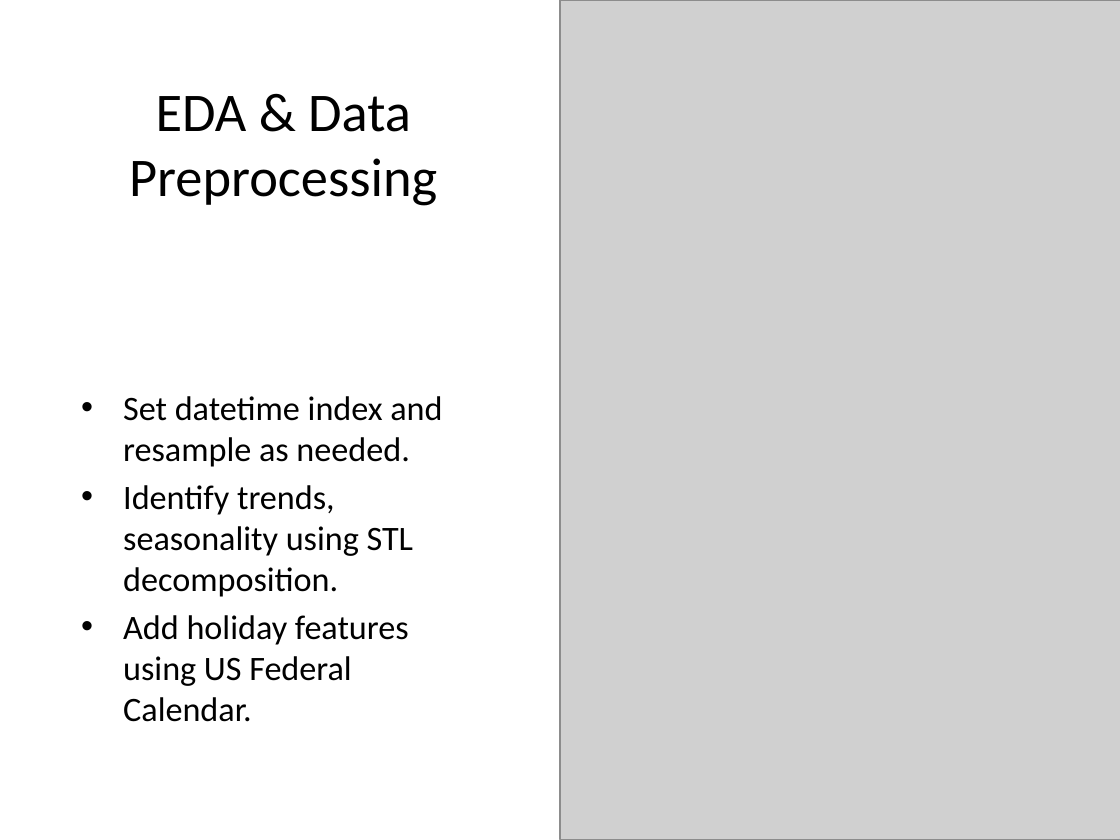
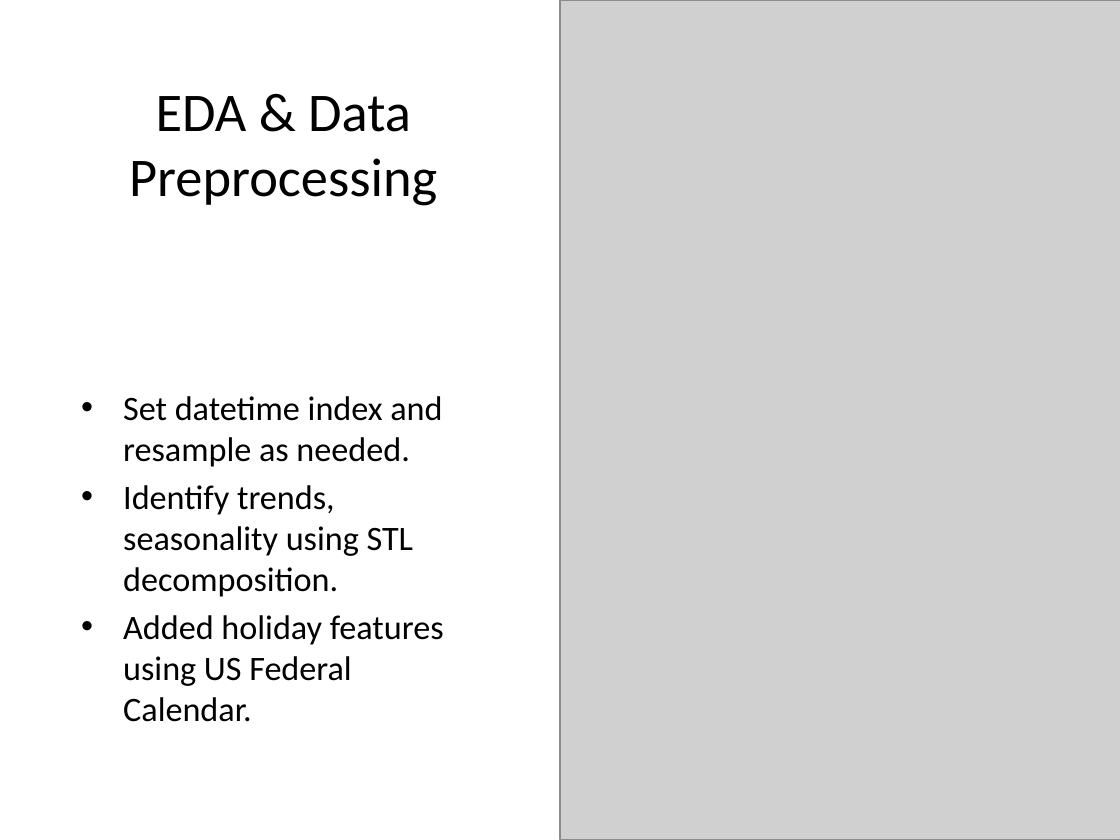
Before and after one commit to rizz045/Energy_Demand_Forecasting_Using_Time_Series_Analysis, a slide deck: slide 5 of Energy_Demand_Forecasting_Report.pptx. Drawn at 1120x840 pixels with LibreOffice and Linux fonts; fonts in the diff are those of the drawing; grey boxes stand for pictures. Boxes give left, top, right and bottom in pixels: in the first picture for what was removed or moved away, otherwise in the second. Text is boxed around its words. In the diff, an @@ line names an element or a change of style, - is before the commit and + after.

```diff
--- a/Energy_Demand_Forecasting_Report.pptx
+++ b/Energy_Demand_Forecasting_Report.pptx
@@ text at (123, 615, 444, 722): text changed @@
-• Add holiday features using US Federal Calendar.
+• Added holiday features using US Federal Calendar.
```
Also in this commit, not shown: 1 other slide changed.
